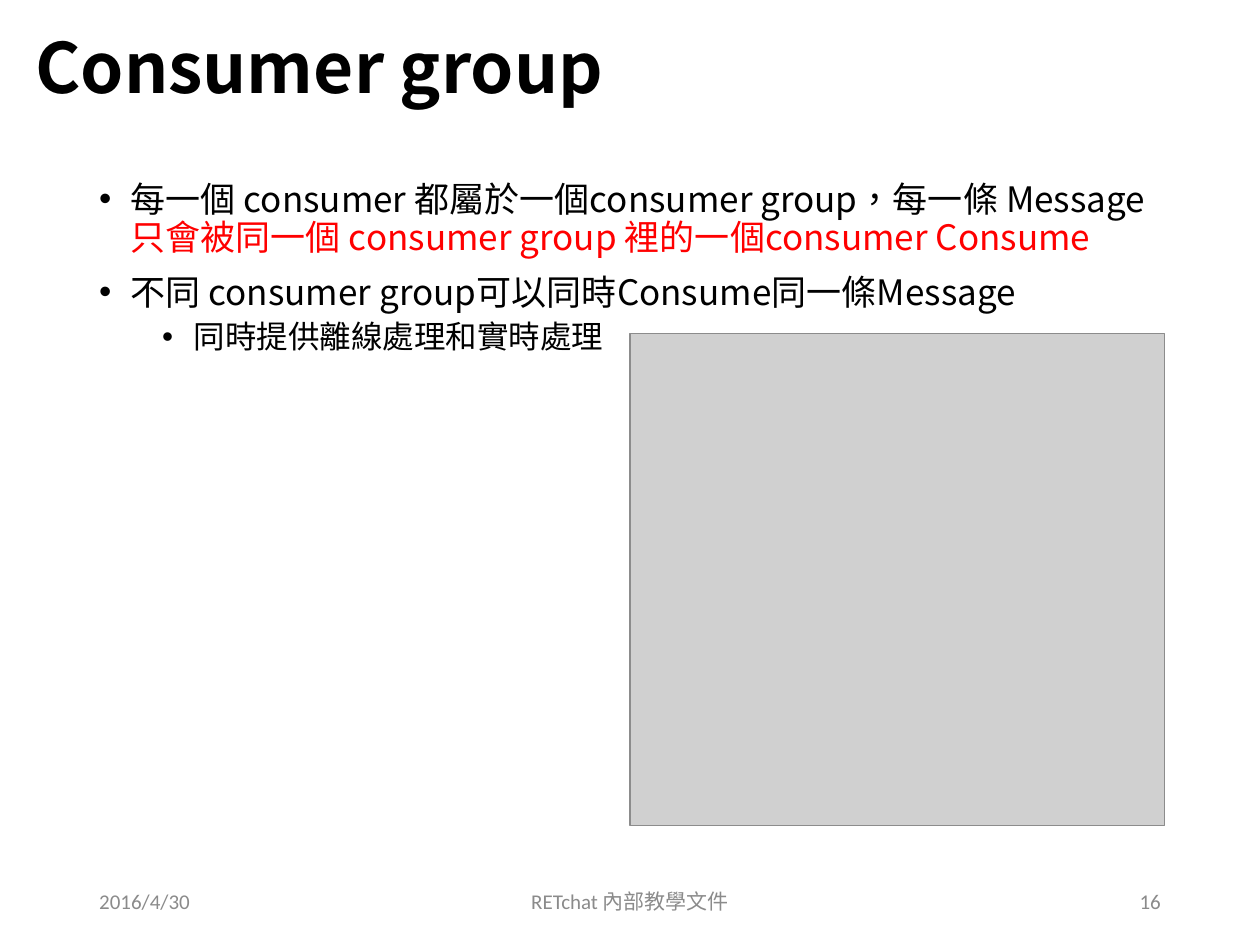
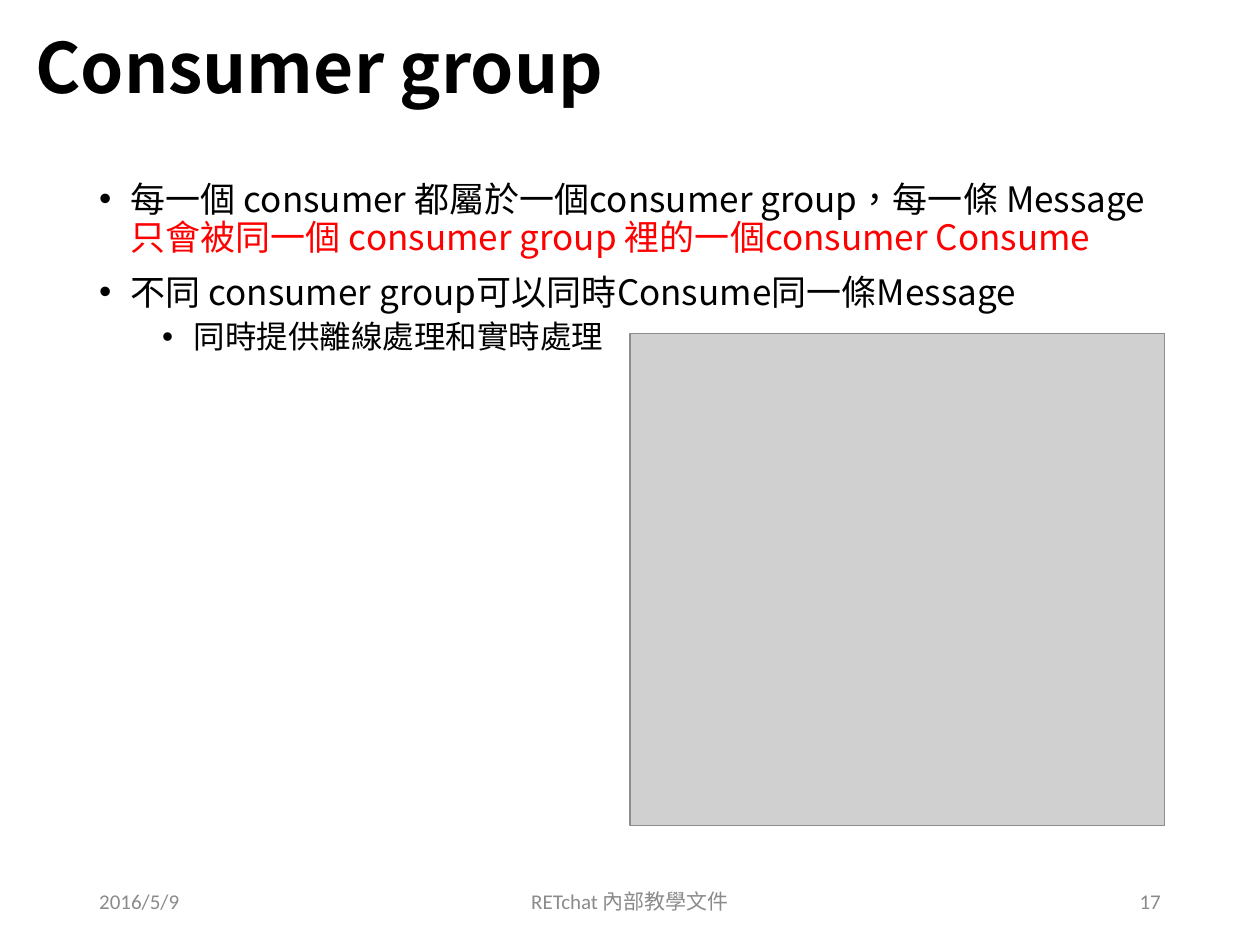
Before and after one commit to Aiden128/retchat-doc, a slide deck: slide 17 of Kafka/Kafka_20160430.pptx (slide 16 before the commit). Drawn at 1260x945 pixels with LibreOffice and Linux fonts; fonts in the diff are those of the drawing; grey boxes stand for pictures. Boxes give left, top, right and bottom in pixels: in the first picture for what was removed or moved away, otherwise in the second. Text is boxed around its words. In the diff, an @@ line names an element or a change of style, - is before the commit and + after.

```diff
--- a/Kafka/Kafka_20160430.pptx
+++ b/Kafka/Kafka_20160430.pptx
@@ text at (99, 894, 179, 910): text changed @@
-2016/4/30
+2016/5/9
@@ page number at (1140, 895, 1161, 909): text changed @@
-16
+17
```
Also in this commit, not shown: 22 other slides changed, 1 slide added, 13 other files.
